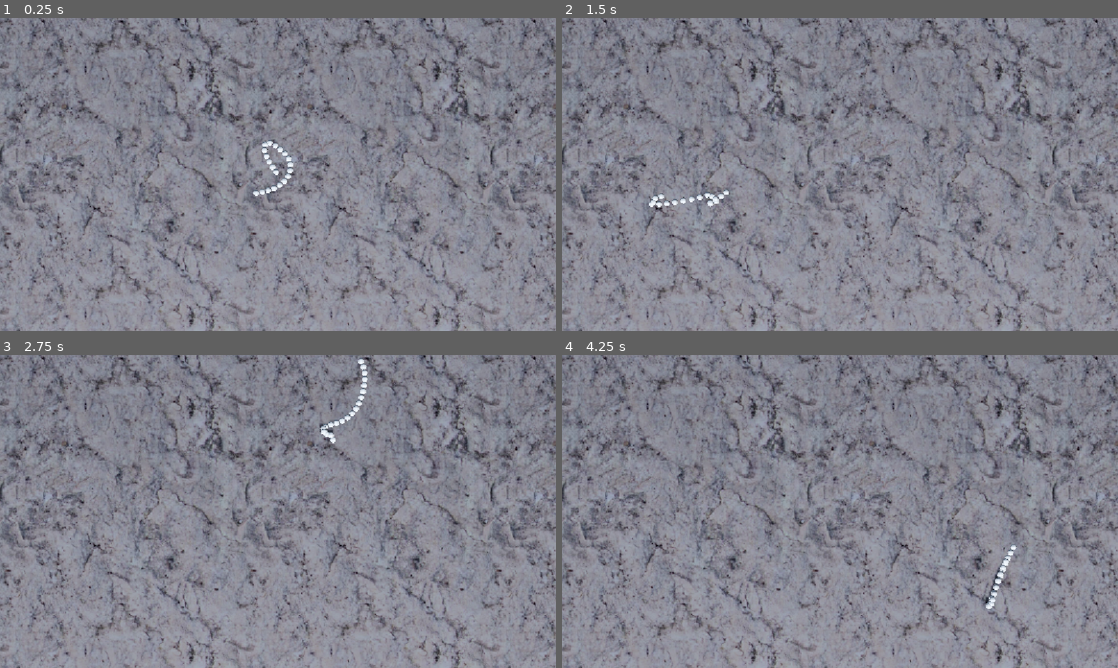
Above: before the commit, frames 1-4 (two rows, left to right).
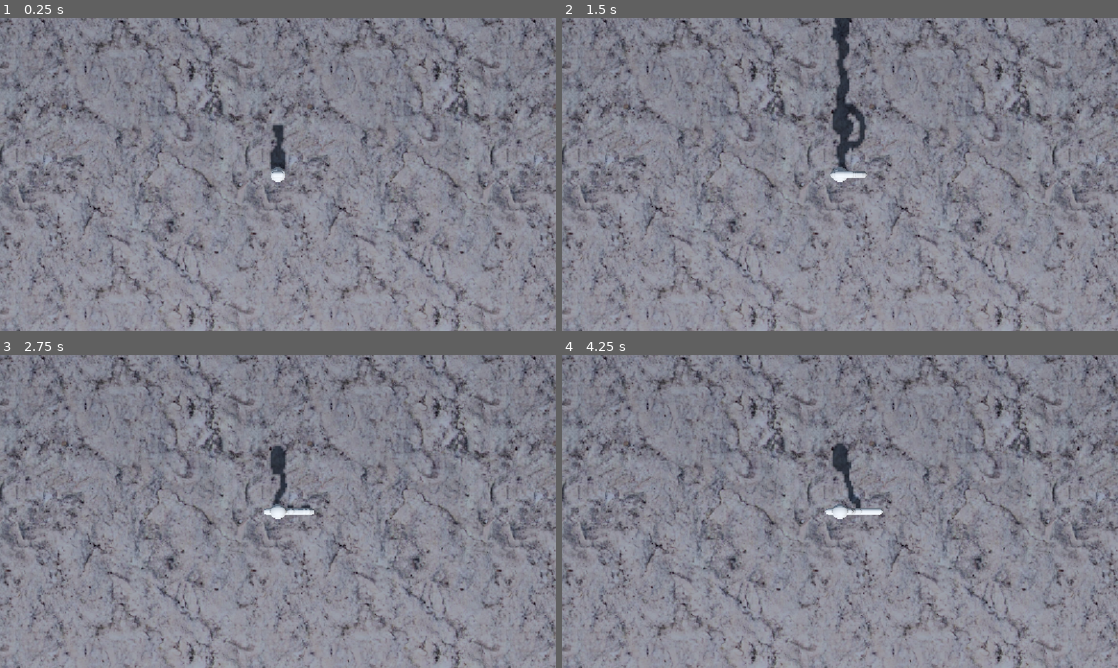
Above: after the commit, the same moments.

Repository: benpm/ldjam59
Game: Godot game, scene res://level.tscn
The game is run twice, just before and just after one commit, with the same random seed, the same clock (stepped at 60 frames per second) and the same inputs.
Inputs (mouse positions are in pixels of both pictures, inside the frame that each line leads up to):
- Up to frame 1 (0.25 s): no input
- Up to frame 2 (1.5 s): move the mouse to (962, 158) at 0.52 s; press the mouse at (962, 158) at 0.53 s; hold Right (ui_right) 0.53-1.28 s; tap Space (jump, bound only after the commit) at 0.77, 0.8, 1.07, 1.35 s; move the mouse to (728, 190) at 1.27 s; release the mouse at (728, 190) at 1.28 s; hold Down (ui_down) from 1.28 s (still down)
- Up to frame 3 (2.75 s): tap Space (jump, bound only after the commit) at 1.52, 1.82, 2.3 s; click (166, 527) at 1.55 s; move the mouse to (333, 442) at 2.02 s; release Down (ui_down) at 2.03 s; press the mouse at (333, 442) at 2.03 s; hold Right (ui_right) from 2.03 s (still down)
- Up to frame 4 (4.25 s): move the mouse to (812, 574) at 2.77 s; release Right (ui_right) at 2.78 s; release the mouse at (812, 574) at 2.78 s; hold Up (ui_up) 2.78-3.53 s; click (812, 574) at 2.85 s; tap Space (jump, bound only after the commit) at 3.02, 3.32, 3.6, 3.77, 4.07 s; move the mouse to (1006, 558) at 3.52 s; hold Left (ui_left) from 3.53 s (still down)

The runs differ from the first frame. In frame 1, 0.7% of the frame differs, in the area x 45-53%, y 33-57%; in frame 2, 1.8%, in the area x 15-55%, y 0-61%; in frame 3, 1.0%; in frame 4, 0.9%.

Commit message:
add player, player pick up cable

Diff:
--- a/cables.gd
+++ b/cables.gd
@@ -1,27 +1,15 @@
 extends Node3D
 
 @onready var player_cable: DynamicChain = $player_cable
-
-const RAY_LENGTH: float = 100.0
+@onready var player := %Player
 
 func _ready() -> void:
 	pass
 
+func _unhandled_input(event: InputEvent) -> void:
+	if event.is_action_pressed("grab"):
+		player.holding_cable = not player.holding_cable
+
 func _process(_delta: float) -> void:
-	var cam := get_viewport().get_camera_3d()
-	var mousepos := get_viewport().get_mouse_position()
-	var origin := cam.project_ray_origin(mousepos)
-	var query := PhysicsRayQueryParameters3D.create(
-		origin,
-		origin + cam.project_ray_normal(mousepos) * RAY_LENGTH
-	)
-	query.collide_with_areas = true
-	query.collision_mask = 1 << 0
-
-	var result := get_world_3d().direct_space_state.intersect_ray(query)
-	if result.is_empty():
-		return
-
-	var p: Vector3 = result.position
-	var anchor := player_cable.anchor
-	anchor.global_position = Vector3(p.x, anchor.global_position.y, p.z)
+	if player.holding_cable:
+		player_cable.end_anchor.global_position = player.global_position
--- a/dynamic_chain.tscn
+++ b/dynamic_chain.tscn
@@ -1,10 +1,12 @@
-[gd_scene format=3 uid="uid://coxyoxf7kfb3h"]
+[gd_scene format=3 uid="uid://bfywa7t85asas"]
 
 [ext_resource type="Script" uid="uid://c1fbnf407omuk" path="res://dynamic_chain.gd" id="1_dhpxl"]
 
 [node name="DynamicChain" type="Node3D" unique_id=1116807158 node_paths=PackedStringArray("anchor", "end_anchor", "link_container")]
 script = ExtResource("1_dhpxl")
 anchor_mode = 0
+collision_radius = null
+collision_mask = null
 anchor = NodePath("Anchor")
 end_anchor = NodePath("EndAnchor")
 link_container = NodePath("LinkContainer")
--- a/level.gd
+++ b/level.gd
@@ -1 +1,7 @@
 extends Node3D
+
+@onready var camera: Camera3D = %camera
+@onready var player := %Player
+
+func _process(_delta: float) -> void:
+	camera.global_position = Vector3(player.global_position.x, 50.0, player.global_position.z)
--- a/level.tscn
+++ b/level.tscn
@@ -4,6 +4,7 @@
 [ext_resource type="PackedScene" path="res://dynamic_chain.tscn" id="1_u52ul"]
 [ext_resource type="Material" uid="uid://copt7k7u3o4ew" path="res://stone.tres" id="1_vonw3"]
 [ext_resource type="Script" uid="uid://cfmqwtgq1lytw" path="res://cables.gd" id="3_0b4ue"]
+[ext_resource type="PackedScene" path="res://player.tscn" id="5_player"]
 
 [sub_resource type="ProceduralSkyMaterial" id="ProceduralSkyMaterial_u52ul"]
 
@@ -18,14 +19,7 @@
 
 [sub_resource type="CapsuleMesh" id="CapsuleMesh_0b4ue"]
 radius = 0.125
-height = 0.25
-
-[sub_resource type="Curve3D" id="Curve3D_0b4ue"]
-_data = {
-"points": PackedVector3Array(0, 0, 0, 0, 0, 0, -3.2041373, 0, -2.9163535, 0, 0, 0, 0, 0, 0, -3.6998658, 0, -0.08547984, 0, 0, 0, 0, 0, 0, -2.3039975, 0, 2.0409365, 0, 0, 0, 0, 0, 0, 0.27901167, 0, 2.0148458, 0, 0, 0, 0, 0, 0, 2.6272016, 0, 1.2973429, 0, 0, 0, 0, 0, 0, 3.7621608, 0, -0.2028895, 0, 0, 0, 0, 0, 0, 3.3055673, 0, -1.7944405, 0, 0, 0, 0, 0, 0, 1.4139695, 0, -1.990123, 0, 0, 0, 0, 0, 0, 0.4616484, 0, -1.624849, 0, 0, 0, 0, 0, 0, 0.20073837, 0, -0.75080055),
-"tilts": PackedFloat32Array(0, 0, 0, 0, 0, 0, 0, 0, 0, 0)
-}
-point_count = 10
+height = 0.5
 
 [sub_resource type="PhysicsMaterial" id="PhysicsMaterial_0b4ue"]
 
@@ -52,19 +46,16 @@
 [node name="cables" type="Node3D" parent="." unique_id=586820864]
 script = ExtResource("3_0b4ue")
 
-[node name="player_cable" parent="cables" unique_id=1116807158 node_paths=PackedStringArray("path") instance=ExtResource("1_u52ul")]
+[node name="player_cable" parent="cables" unique_id=1116807158 instance=ExtResource("1_u52ul")]
 transform = Transform3D(1, 0, 0, 0, 1, 0, 0, 0, 1, 0.034, 0.1, 0)
-path = NodePath("../Path3D")
-anchor_mode = 1
+anchor_mode = 3
 link_length = 0.25
-link_count = 20
-collision_radius = null
-collision_mask = null
+link_count = 100
 link_mesh = SubResource("CapsuleMesh_0b4ue")
 
-[node name="Path3D" type="Path3D" parent="cables" unique_id=57616692]
-transform = Transform3D(1, 0, 0, 0, 1, 0, 0, 0, 1, 0, 0.31332755, 0)
-curve = SubResource("Curve3D_0b4ue")
+[node name="Player" parent="." unique_id=987654321 instance=ExtResource("5_player")]
+unique_name_in_owner = true
+transform = Transform3D(1, 0, 0, 0, 1, 0, 0, 0, 1, 0, 1, 0)
 
 [node name="StaticBody3D" type="StaticBody3D" parent="." unique_id=1407322113]
 physics_material_override = SubResource("PhysicsMaterial_0b4ue")
--- a/player.gd
+++ b/player.gd
@@ -1,10 +1,27 @@
-extends Node2D
+class_name Player extends CharacterBody3D
 
-func _ready():
-    pass
+const SPEED: float = 5.0
+const SPEED_HELD: float = 2.0
+const JUMP_VELOCITY: float = 6.0
 
-func _process(delta):
-    var input_vector = Vector2.ZERO
-    input_vector.x = Input.get_action_strength("ui_right") - Input.get_action_strength("ui_left")
-    input_vector.y = Input.get_action_strength("ui_down") - Input.get_action_strength("ui_up")
-    input_vector = input_vector.normalized()
+var holding_cable: bool = false
+
+func _physics_process(delta: float) -> void:
+	if not is_on_floor():
+		velocity += get_gravity() * delta
+
+	if Input.is_action_just_pressed("jump") and is_on_floor():
+		velocity.y = JUMP_VELOCITY
+
+	var input := Vector2(
+		Input.get_axis("move_left", "move_right"),
+		Input.get_axis("move_forward", "move_back")
+	)
+	var dir := Vector3(input.x, 0.0, input.y)
+	if dir.length_squared() > 0.0:
+		dir = dir.normalized()
+	var spd := SPEED_HELD if holding_cable else SPEED
+	velocity.x = dir.x * spd
+	velocity.z = dir.z * spd
+
+	move_and_slide()
--- /dev/null
+++ b/player.tscn
@@ -0,0 +1,20 @@
+[gd_scene format=3 uid="uid://b4xpq2r7mn1ks"]
+
+[ext_resource type="Script" uid="uid://dko1x8m5qc68v" path="res://player.gd" id="1_player"]
+
+[sub_resource type="CapsuleShape3D" id="CapsuleShape3D_player"]
+radius = 0.3
+height = 1.0
+
+[sub_resource type="CapsuleMesh" id="CapsuleMesh_player"]
+radius = 0.3
+height = 1.0
+
+[node name="Player" type="CharacterBody3D"]
+script = ExtResource("1_player")
+
+[node name="CollisionShape3D" type="CollisionShape3D" parent="."]
+shape = SubResource("CapsuleShape3D_player")
+
+[node name="MeshInstance3D" type="MeshInstance3D" parent="."]
+mesh = SubResource("CapsuleMesh_player")
--- a/project.godot
+++ b/project.godot
@@ -24,6 +24,39 @@
 
 3d/physics_engine="Jolt Physics"
 
+[input]
+
+move_left={
+"deadzone": 0.5,
+"events": [Object(InputEventKey,"resource_local_to_scene":false,"resource_name":"","device":-1,"window_id":0,"alt_pressed":false,"shift_pressed":false,"ctrl_pressed":false,"meta_pressed":false,"pressed":false,"keycode":0,"physical_keycode":65,"key_label":0,"unicode":97,"location":0,"echo":false,"script":null)
+]
+}
+move_right={
+"deadzone": 0.5,
+"events": [Object(InputEventKey,"resource_local_to_scene":false,"resource_name":"","device":-1,"window_id":0,"alt_pressed":false,"shift_pressed":false,"ctrl_pressed":false,"meta_pressed":false,"pressed":false,"keycode":0,"physical_keycode":68,"key_label":0,"unicode":100,"location":0,"echo":false,"script":null)
+]
+}
+move_forward={
+"deadzone": 0.5,
+"events": [Object(InputEventKey,"resource_local_to_scene":false,"resource_name":"","device":-1,"window_id":0,"alt_pressed":false,"shift_pressed":false,"ctrl_pressed":false,"meta_pressed":false,"pressed":false,"keycode":0,"physical_keycode":87,"key_label":0,"unicode":119,"location":0,"echo":false,"script":null)
+]
+}
+move_back={
+"deadzone": 0.5,
+"events": [Object(InputEventKey,"resource_local_to_scene":false,"resource_name":"","device":-1,"window_id":0,"alt_pressed":false,"shift_pressed":false,"ctrl_pressed":false,"meta_pressed":false,"pressed":false,"keycode":0,"physical_keycode":83,"key_label":0,"unicode":115,"location":0,"echo":false,"script":null)
+]
+}
+jump={
+"deadzone": 0.5,
+"events": [Object(InputEventKey,"resource_local_to_scene":false,"resource_name":"","device":-1,"window_id":0,"alt_pressed":false,"shift_pressed":false,"ctrl_pressed":false,"meta_pressed":false,"pressed":false,"keycode":0,"physical_keycode":32,"key_label":0,"unicode":32,"location":0,"echo":false,"script":null)
+]
+}
+grab={
+"deadzone": 0.5,
+"events": [Object(InputEventMouseButton,"resource_local_to_scene":false,"resource_name":"","device":-1,"window_id":0,"alt_pressed":false,"shift_pressed":false,"ctrl_pressed":false,"meta_pressed":false,"button_mask":0,"position":Vector2(0, 0),"global_position":Vector2(0, 0),"factor":1.0,"button_index":1,"canceled":false,"pressed":false,"double_click":false,"script":null)
+]
+}
+
 [rendering]
 
 rendering_device/driver.windows="d3d12"
Not shown, changed: TODO.md
